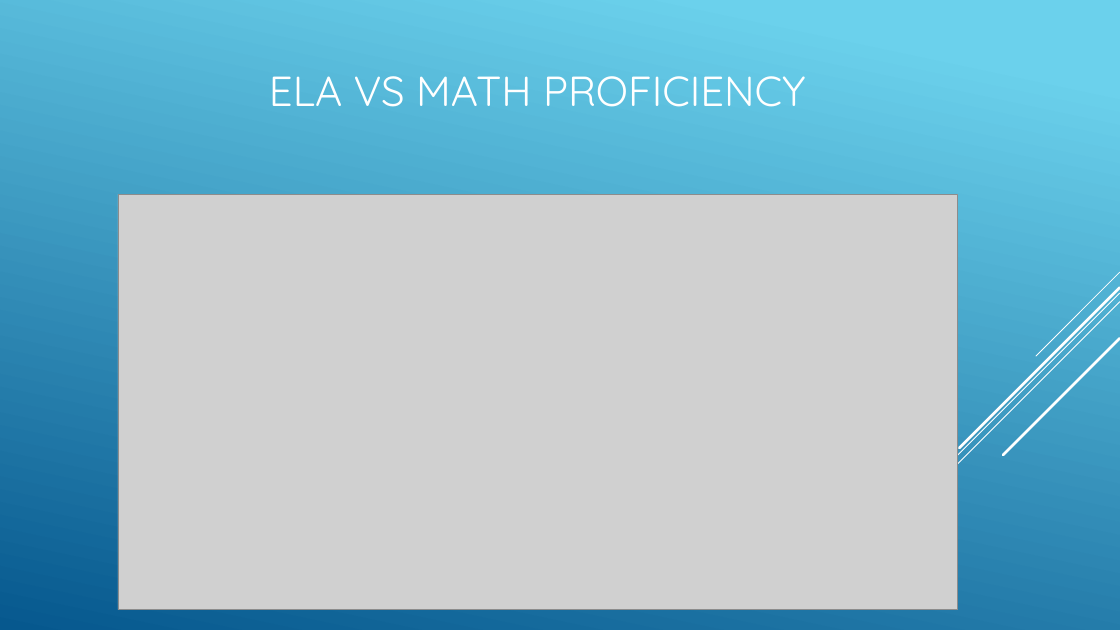
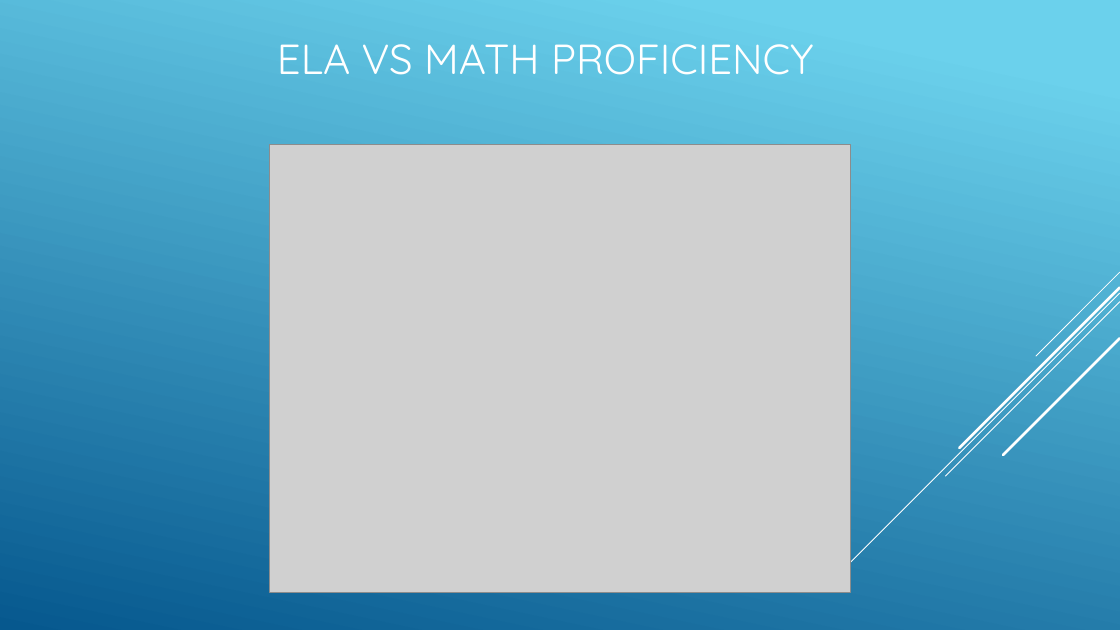
Before and after one commit to efuller11/Thinkful, a slide deck: slide 5 of New York Education System capstone.pptx. Drawn at 1120x630 pixels with LibreOffice and Linux fonts; fonts in the diff are those of the drawing; grey boxes stand for pictures. Boxes give left, top, right and bottom in pixels: in the first picture for what was removed or moved away, otherwise in the second. Text is boxed around its words. In the diff, an @@ line names an element or a change of style, - is before the commit and + after.

```diff
--- a/New York Education System capstone.pptx
+++ b/New York Education System capstone.pptx
@@ title "ELA VS MATH PROFICIENCY": place and size @@
-title "ELA VS MATH PROFICIENCY" at bbox=[269, 76, 805, 107]
+title "ELA VS MATH PROFICIENCY" at bbox=[277, 44, 813, 75]
@@ picture: place and size @@
-picture at bbox=[118, 194, 958, 610]
+picture at bbox=[270, 145, 850, 592]
```
Also in this commit, not shown: 6 other slides changed, 20 slides added, 9 slides removed, 1 other file.
